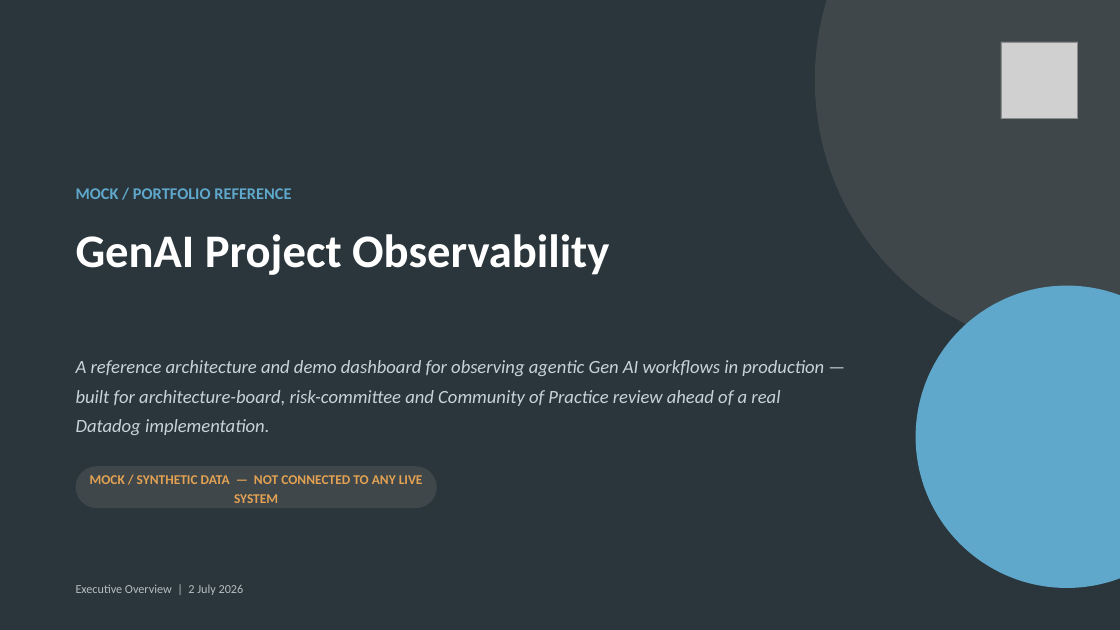
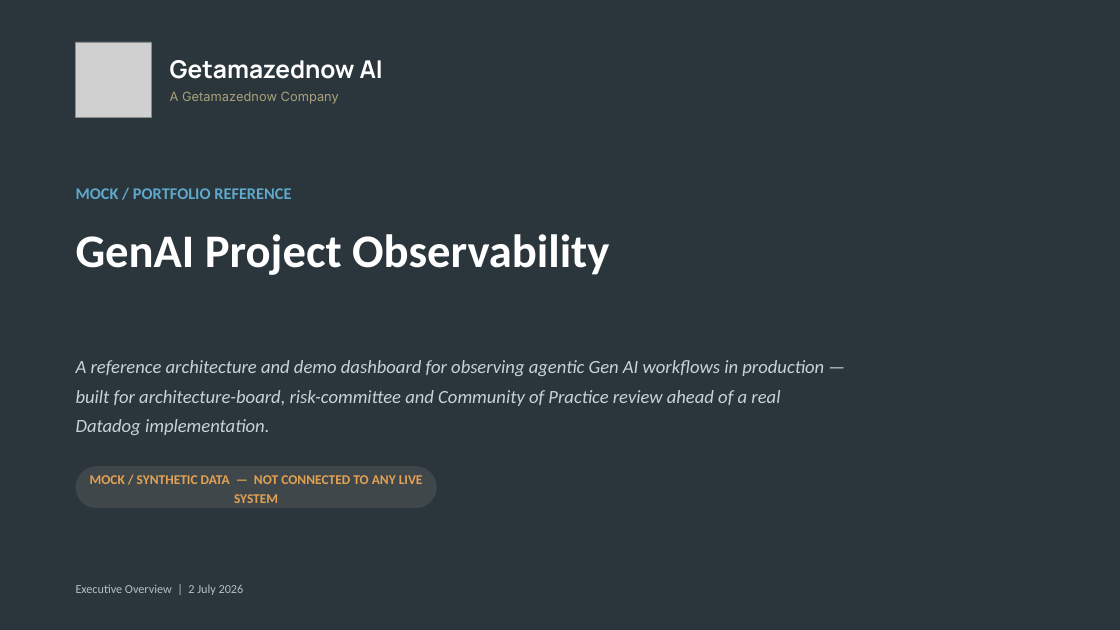
Before and after one commit to getamazednow/genai-observability-demo, a slide deck: slide 1 of training/slides/GenAI-Observability-Exec-Overview.pptx. Drawn at 1120x630 pixels with LibreOffice and Linux fonts; fonts in the diff are those of the drawing; grey boxes stand for pictures; background and template pictures are left out. Boxes give left, top, right and bottom in pixels: in the first picture for what was removed or moved away, otherwise in the second. Text is boxed around its words. In the diff, an @@ line names an element or a change of style, - is before the commit and + after.

```diff
--- a/training/slides/GenAI-Observability-Exec-Overview.pptx
+++ b/training/slides/GenAI-Observability-Exec-Overview.pptx
@@ ellipse removed at (815, 0, 1120, 353) @@
@@ picture added at (76, 42, 151, 118) @@
@@ picture removed at (1002, 42, 1079, 119) @@
@@ text added at (170, 60, 383, 79), 21 pt, text #FFFFFF, bold @@
+Getamazednow AI
@@ text added at (170, 91, 339, 104), 11 pt, text #A8A17B @@
+A Getamazednow Company
@@ ellipse removed at (916, 286, 1120, 588) @@
```
Also in this commit, not shown: 15 other slides changed, 17 other files.
